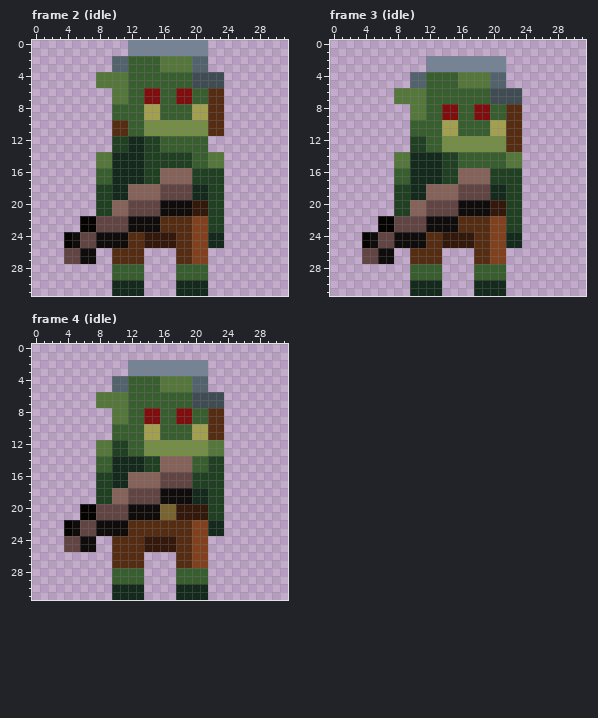
Two states of a pixel-art file, LDTest/raw/aseprite/textureMobs.aseprite. That is the earlier state.
32x32 pixels, 4 frames. Shown: frame 2 (idle), frame 3 (idle), frame 4 (idle). The commit also changed other frames, which this record leaves out.
The result:
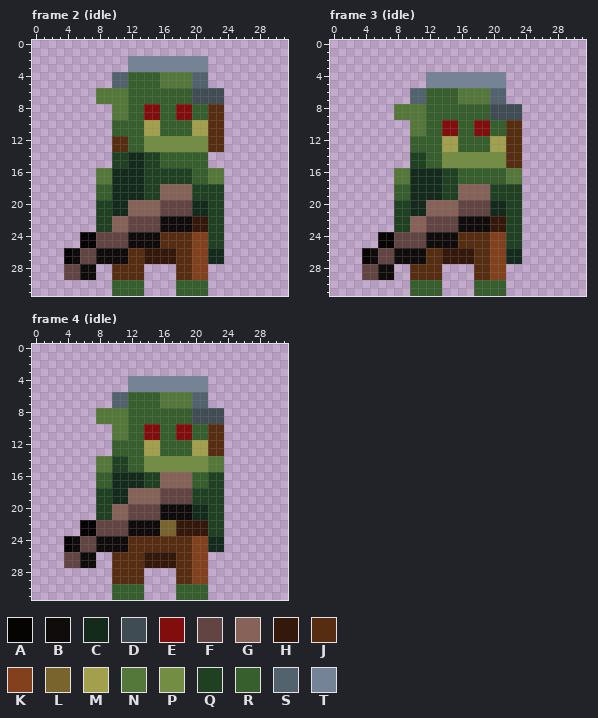
Palette (. is transparent): A #050403  B #100c0c  C #132a1c  D #3f4c53  E #820d0d  F #624442  G #876258  H #34190b  J #572d12  K #83401c  L #7a642d  M #a2a04c  N #547839  P #738e42  Q #1f4122  R #375e2d  S #53636d  T #758397
From the commit log: added mob swing animation and attack collisions
Diff:
Changed rows in their new state; - is an unchanged pixel.
Frame 2 (idle), layers "goblin", "dwarf":
first column x 4:
 0 --------..........--
 1 --------..........--
 2 ------..TTTTTTTTTT--
 3 ------..TTTTTTTTTT--
 4 ----..SS----NNNNSS..
 5 ----..SS----NNNNSS..
 6 ----NN----RR--RRDDDD
 7 ----NN----RR--RRDDDD
 8 ------NN--EE--EERR--
 9 ------NN--EE--EERR--
10 ------RR--MMRRRRMM--
11 ------RR--MMRRRRMM--
12 ------JJRRPPPPPPPPJJ
13 ------JJRRPPPPPPPPJJ
14 ----..QQ----RRRR--..
15 ----..QQ----RRRR--..
16 ----NN------QQQQRRNN
17 ----NN------QQQQRRNN
18 ----RR--CCQQGGGGQQ--
19 ----RR--CCQQGGGGQQ--
20 ------CCGGGGFFFFCC--
21 ------CCGGGGFFFFCC--
22 --..QQGGFFFFBBBBHH--
23 --..QQGGFFFFBBBBHH--
24 ..AAFFFFBBBBJJ----QQ
25 ..AAFFFFBBBBJJ----QQ
26 ABFFBBBB--HHHH----CC
27 ABFFBBBB--HHHH----CC
28 FFBB--JJJJ----JJKK--
29 FFBB--JJJJ----JJKK--
30 ------RRRR----RRRR--
31 ------RRRR----RRRR--
Frame 3 (idle), layers "goblin", "dwarf":
first column x 4:
 2 --------..........--
 3 --------..........--
 4 ------..TTTTTTTTTT--
 5 ------..TTTTTTTTTT--
 6 ----..SS----NNNNSS..
 7 ----..SS----NNNNSS..
 8 ----NN----RR--RRDDDD
 9 ----NN----RR--RRDDDD
10 ------NN--EE--EERR--
11 ------NN--EE--EERR--
12 ------RR--MMRRRRMM--
13 ------RR--MMRRRRMM--
14 ----..QQRRPPPPPPPPJJ
15 ----..QQRRPPPPPPPPJJ
16 ----NN------RRRRRRNN
17 ----NN------RRRRRRNN
18 ----RR--CCQQGGGGQQ--
19 ----RR--CCQQGGGGQQ--
20 ------CCGGGGFFFFCC--
21 ------CCGGGGFFFFCC--
22 --..QQGGFFFFBBBBHH--
23 --..QQGGFFFFBBBBHH--
24 ..AAFFFFBBBBJJ----QQ
25 ..AAFFFFBBBBJJ----QQ
26 ABFFBBBB--HHHH----CC
27 ABFFBBBB--HHHH----CC
28 FFBB--JJJJ----JJKK--
29 FFBB--JJJJ----JJKK--
30 ------RRRR----RRRR--
31 ------RRRR----RRRR--
Frame 4 (idle), layers "goblin", "dwarf":
first column x 4:
 2 --------..........--
 3 --------..........--
 4 ------..TTTTTTTTTT--
 5 ------..TTTTTTTTTT--
 6 ----..SS----NNNNSS..
 7 ----..SS----NNNNSS..
 8 ----NN----RR--RRDDDD
 9 ----NN----RR--RRDDDD
10 ------NN--EE--EERR--
11 ------NN--EE--EERR--
12 ----..RR--MMRRRRMMJJ
13 ----..RR--MMRRRRMMJJ
14 ----NNQQRRPPPPPPPPNN
15 ----NNQQRRPPPPPPPPNN
16 ----RR--CCQQGGGGRR--
17 ----RR--CCQQGGGGRR--
18 ------CCGGGGFFFFQQ--
19 ------CCGGGGFFFFQQ--
20 --..QQGGFFFFBBBBCC--
21 --..QQGGFFFFBBBBCC--
22 ..AAFFFFBBBBLLHHHHQQ
23 ..AAFFFFBBBBLLHHHHQQ
24 ABFFBBBB--JJJJ----CC
25 ABFFBBBB--JJJJ----CC
26 FFBB------HHHH------
27 FFBB------HHHH------
28 ------JJJJ----JJKK--
29 ------JJJJ----JJKK--
30 ------RRRR----RRRR--
31 ------RRRR----RRRR--
Changed places in both pictures, as pixel boxes (x1, y1, x2, y2):
changed: (64, 40, 224, 296)
changed: (362, 56, 522, 296)
changed: (64, 360, 224, 600)
